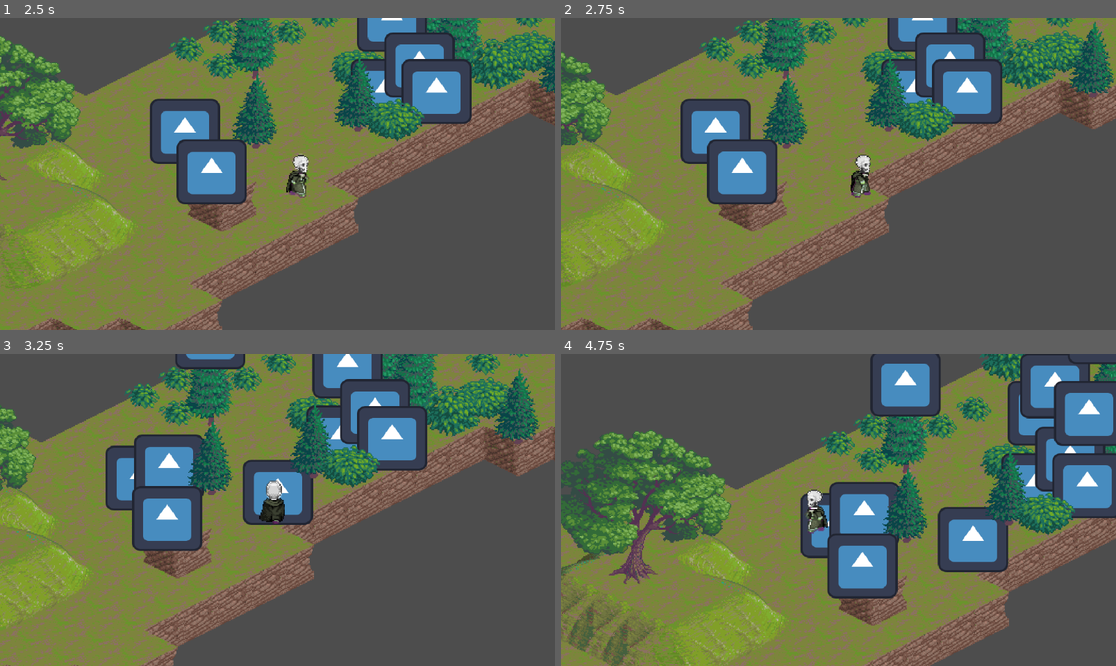
Above: before the commit, frames 1-4 (two rows, left to right).
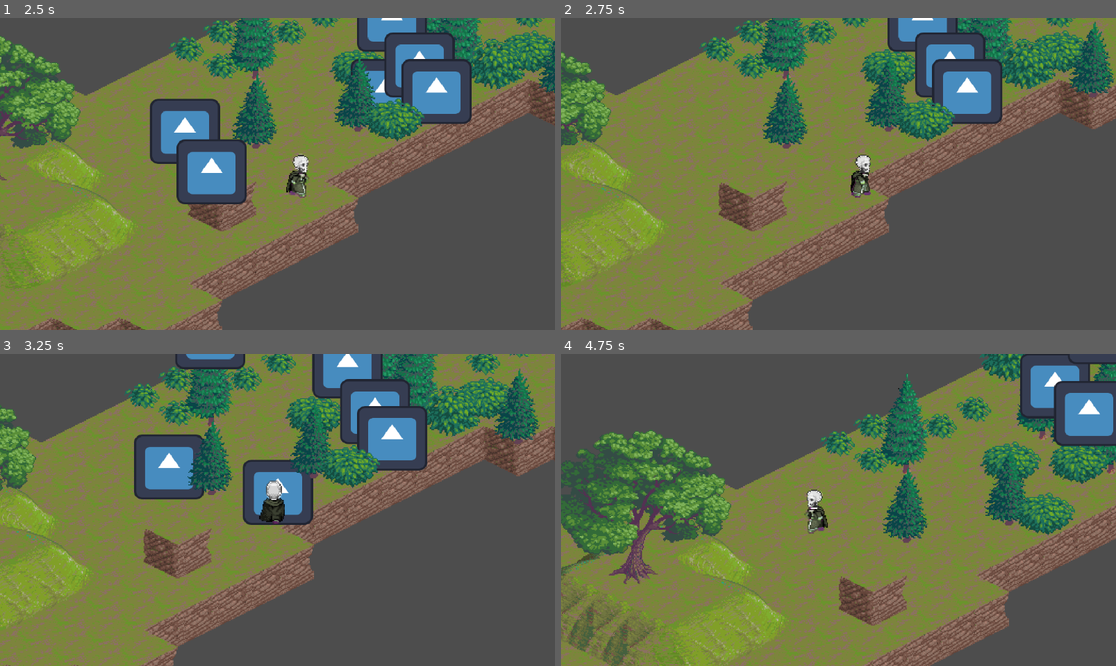
Above: after the commit, the same moments.

Repository: XMNNguyen/ECS179
Game: Godot game, scene res://Scenes/world.tscn
Two runs of this game, one before a commit and one after it. Both use one fixed random seed, a clock stepped at 60 frames per second and the inputs below. The engine's default icon, where the game draws it, is replaced by a stand-in: a white triangle on a blue panel in a dark square.
Inputs:
- Up to frame 1 (2.5 s): tap Enter at 0.5 s; hold D (right) 0.53-1.28 s; hold S (down) 1.28-2.03 s; hold D (right) from 2.03 s (still down)
- Up to frame 2 (2.75 s): keep holding D (right)
- Up to frame 3 (3.25 s): release D (right) at 2.78 s; hold W (up) from 2.78 s (still down)
- Up to frame 4 (4.75 s): release W (up) at 3.53 s; hold A (left) from 3.53 s (still down)

Frame 1 is identical in both runs. In frame 2, 5.1% of the frame differs, in the area x 21-67%, y 13-60%; in frame 3, 3.8%; in frame 4, 14%, in the area x 43-100%, y 0-79%.

Commit message:
added death method

Diff:
--- a/ecs179_project/Scripts/Enemies/enemy.gd
+++ b/ecs179_project/Scripts/Enemies/enemy.gd
@@ -3,13 +3,16 @@
 
 # STATS
 var level: float = 1
-var health: float = 100
+var max_health: float = 100
 var defense: float = 10
 var base_damage: float = 10
 var base_speed: float = 10
 var base_atk_speed: float = 10
 var target: Player
 var aggro_range: float = 30
+
+var _current_health: float = max_health
+var _aggro: bool = false
 
 @onready var tile_map: TileMapController = $"/root/World/TileMap"
 
@@ -19,8 +22,11 @@
 	return base_damage
 
 
-func is_dead() -> bool:
-	return health <= 0
+# function that tries to free our enemy instance once health is depleted
+func die() -> void:
+	if _current_health <= 0:
+		print("DEAD")
+		queue_free()
 
 
 # helper function to adjust the z_index depending on what layer the player is supposed to be on
--- a/ecs179_project/Scripts/Enemies/enemy1.gd
+++ b/ecs179_project/Scripts/Enemies/enemy1.gd
@@ -10,4 +10,8 @@
 
 # Called every frame. 'delta' is the elapsed time since the previous frame.
 func _process(delta: float) -> void:
+	# NOTE: when we start making enemy scenes, we probably should adjust the z_index based on the head position since we are doing an isometric game,
+	# 	    it will most likely be very similar to how I did it for player.gd
 	adjust_z_index(global_position)
+	_current_health -= 1
+	die()
